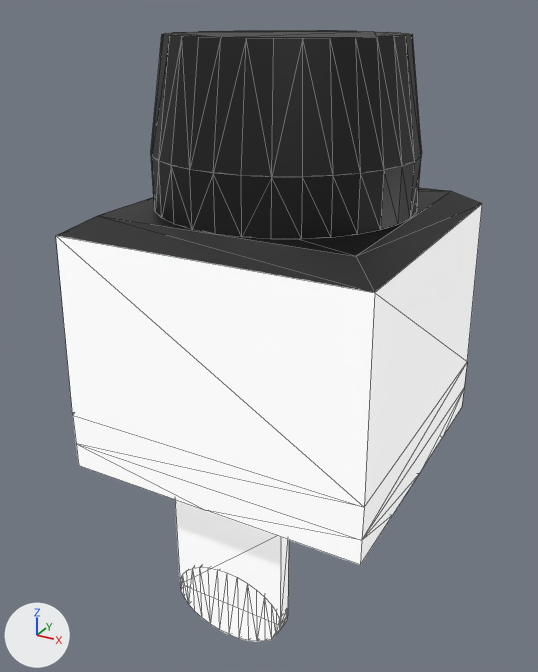
An edit to the COLLADA model pandora_sensors_description/meshes/hokuyo_urg_04lx/hokuyo_urg_04lx.dae, drawn before and after from the same camera.
Rendered twice from a 50 mm lens placed at (0.0653, -0.1253, 0.1139), pointed at (-0.0029, -0.0011, 0.0518). Lighting does not change. The marker at lower left points along +X, +Y and +Z. Mesh edges are drawn as thin lines. Where no turn or scale is listed for an object, it has been applied to the vertices.

In view in the first picture: 'Hokuyo_Laser'.
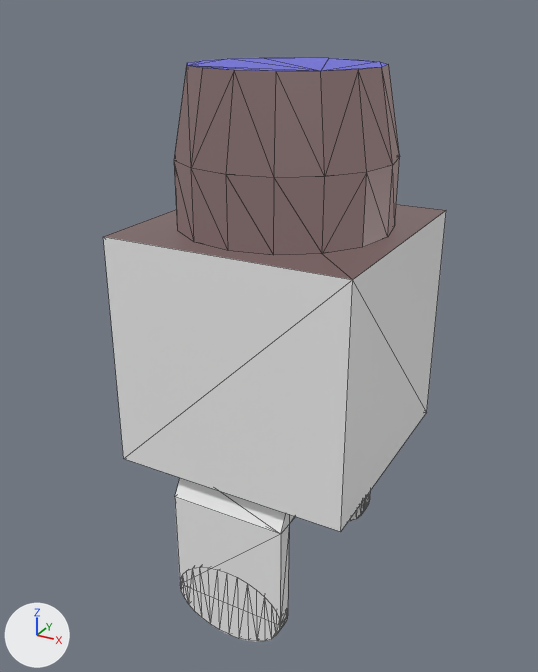
Where the change shows, as pixel boxes [x1, y1, x2, y2] in the pictures (538 x 672 px):
```json
{"object": "Hokuyo_Laser", "change": "recoloured, surface changed, reshaped", "before": [56, 30, 482, 642], "after": [103, 57, 446, 642], "on screen": "white to grey, 19% narrower"}
{"part": 1, "of": "me_plane_mesh_000", "change": "added", "after": [174, 157, 400, 255]}
{"part": 2, "of": "me_plane_mesh_000", "change": "rebuilt", "before": [151, 30, 422, 177], "after": [174, 57, 400, 178], "on screen": "17% narrower, 18% shorter"}
{"part": 3, "of": "me_plane_mesh_000", "change": "rebuilt", "before": [56, 188, 482, 565], "after": [103, 204, 446, 532], "on screen": "19% narrower, 13% shorter"}
{"part": 4, "of": "me_plane_mesh_000", "change": "deleted", "before": [151, 154, 422, 239], "on screen": "black"}
```

Scene script edits in JSON lines:
```json
{"op": "add", "block": "mat_bodydark", "code": "mat_bodydark.emission_strength = 1.0"}
{"op": "add", "block": "mat_bodydark", "code": "mat_bodydark.emission_color = (0.15, 0.1, 0.1)  # brown #6c5959"}
{"op": "remove", "block": "mat_scanner_window", "code": "mat_scanner_window.emission_color = (0.4, 0.4, 0.4)  # grey #aaaaaa"}
{"op": "remove", "block": "mat_scanner_window", "code": "mat_scanner_window.emission_strength = 1.0"}
{"op": "add", "block": "mat_ultramarine", "code": ["mat_ultramarine = principled_material('Ultramarine')", "mat_ultramarine.base_color = (0.00484, 0.00243, 0.22)  # blue #0f0881", "mat_ultramarine.roughness = 0.44", "mat_ultramarine.emission_color = (0.1, 0.1, 0.4)  # blue #5959aa", "mat_ultramarine.emission_strength = 1.0"]}
{"block": "me_plane_mesh_000", "where": "# used by ob_hokuyo_laser; location = (0.0, 0.0, 0.0)"}
{"op": "remove", "block": "me_plane_mesh_000", "code": "me_plane_mesh_000.from_pydata(...)  # 440 vertices, 852 faces; spans x -0.0309..0.0309, y -0.0309..0.0309, z -0.0082..0.1099"}
{"op": "add", "block": "me_plane_mesh_000", "code": "me_plane_mesh_000.from_pydata(...)  # 352 vertices, 676 faces; spans x -0.0245..0.0245, y -0.0245..0.0245, z -0.0082..0.1049"}
{"block": "me_plane_mesh_000", "change": "me_plane_mesh_000 part 1: a new loose piece, a 16-sided cylinder along z spanning x -0.021..0.021, y -0.021..0.021, z 0.0759..0.0889, in mat_bodydark (black #1d1010)"}
{"block": "me_plane_mesh_000", "change": "me_plane_mesh_000 part 2: the loose piece of 64 vertices spanning x -0.0249..0.0249, y -0.0249..0.0249, z 0.0899..0.1099 is rebuilt with 32 vertices and now spans x -0.021..0.021, y -0.021..0.021, z 0.0889..0.1049"}
{"block": "me_plane_mesh_000", "change": "me_plane_mesh_000 part 3: the loose piece of 32 vertices spanning x -0.0309..0.0309, y -0.0309..0.0309, z 0.0284..0.0798 is rebuilt with 8 vertices and now spans x -0.0245..0.0245, y -0.0245..0.0245, z 0.0284..0.0759"}
{"block": "me_plane_mesh_000", "change": "me_plane_mesh_000 part 4: the loose piece of 64 vertices spanning x -0.0249..0.0249, y -0.0249..0.0249, z 0.0799..0.0899 is deleted"}
{"op": "add", "block": "me_plane_mesh_000", "code": "me_plane_mesh_000.materials.append(mat_ultramarine)  # blue #0f0881"}
```
